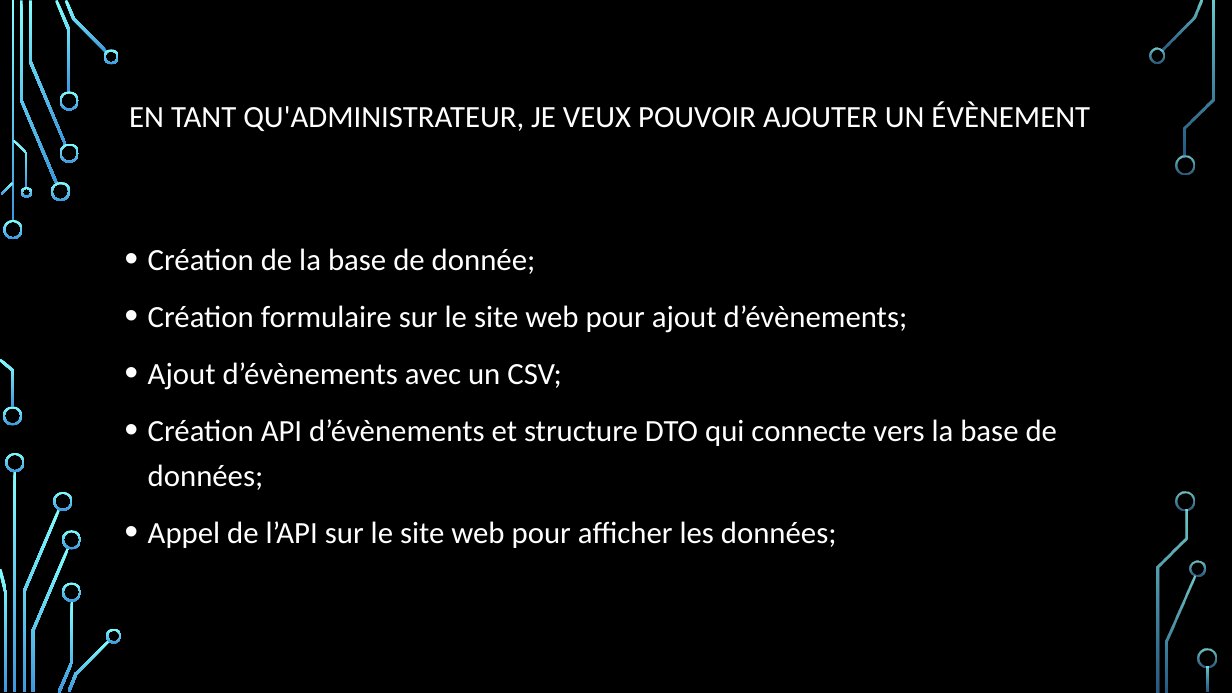
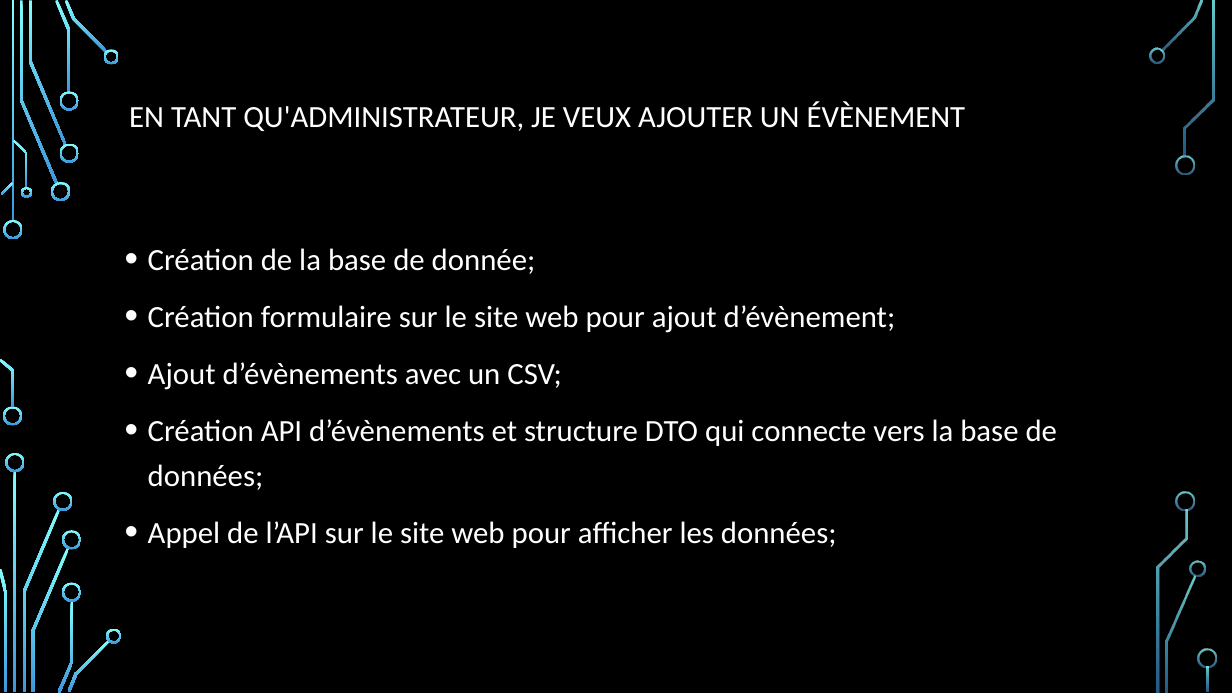
Before and after one commit to DFC-Informatique-Cegep-de-Sainte-Foy/GestionEquipesSportives, a slide deck: slide 6 of Documentation/Revue 1/Presentation_Revue_1.pptx. Drawn at 1232x693 pixels with LibreOffice and Linux fonts; fonts in the diff are those of the drawing; background and template pictures are left out. Boxes give left, top, right and bottom in pixels: in the first picture for what was removed or moved away, otherwise in the second. Text is boxed around its words. In the diff, an @@ line names an element or a change of style, - is before the commit and + after.

Commit message:
ajout fichier ordrePresentation, corrections fautes PPT

```diff
--- a/Documentation/Revue 1/Presentation_Revue_1.pptx
+++ b/Documentation/Revue 1/Presentation_Revue_1.pptx
@@ title at [129,101,966,131]: text changed @@
-EN TANT QU'ADMINISTRATEUR, JE VEUX POUVOIR AJOUTER UN ÉVÈNEMENT
+EN TANT QU'ADMINISTRATEUR, JE VEUX AJOUTER UN ÉVÈNEMENT
@@ text at [148,305,896,333]: text changed @@
-• Création formulaire sur le site web pour ajout d’évènements;
+• Création formulaire sur le site web pour ajout d’évènement;
```
Also in this commit, not shown: 6 other slides changed, 1 other file.
